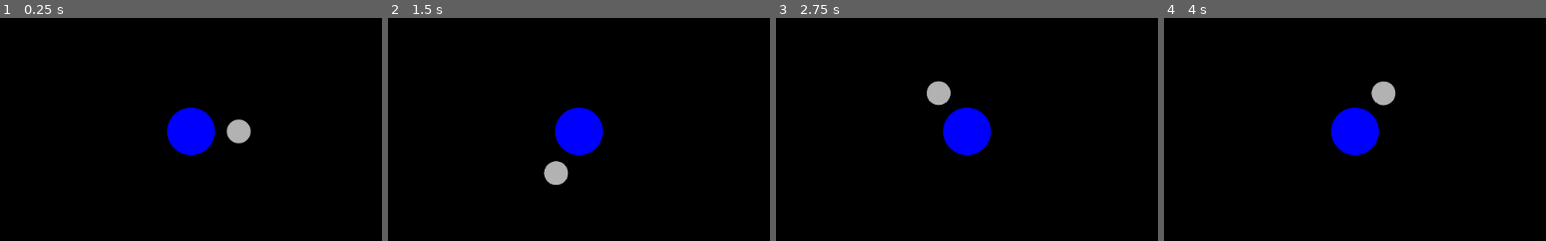
Above: before the commit, frames 1-4 (left to right).
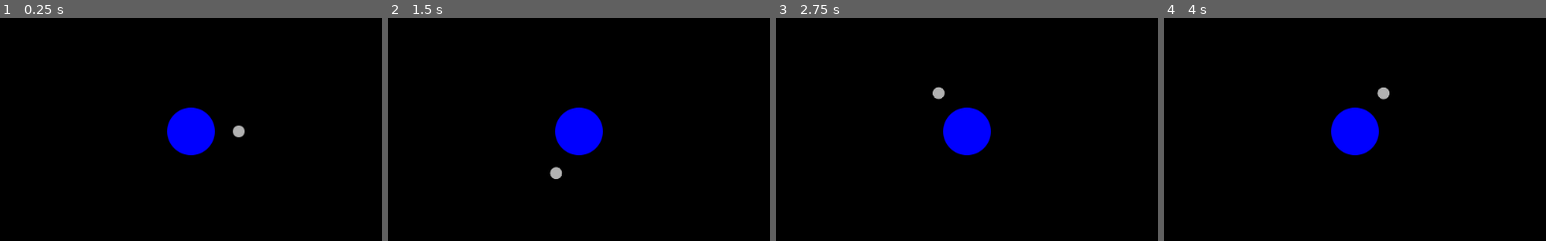
Above: after the commit, the same moments.

Repository: kreivi/Kuumela
Game: Godot game, scene res://main/main.tscn
Same seed, same stepped clock (60 frames per second), same inputs: the game is played once before the commit and once after it.
Inputs:
- Up to frame 1 (0.25 s): no input
- Up to frame 2 (1.5 s): tap Enter at 0.5 s; hold D (clockwise) 0.53-1.28 s; tap A (counter_clockwise) at 1.35 s
- Up to frame 3 (2.75 s): tap Space at 2 s; hold D (clockwise) from 2.03 s (still down)
- Up to frame 4 (4 s): release D (clockwise) at 2.78 s; tap A (counter_clockwise) at 2.85 s; hold D (clockwise) from 3.53 s (still down)
The pictures show only the part of the screen within x 25-75%, y 25-75%; the shares and areas given below are measured in that part.

The runs differ from the first frame. In frame 1, 0.5% of the frame differs, in the area x 59-66%, y 45-57%; in frame 2, 0.4%; in frame 3, 0.4%; in frame 4, 0.4%.

Commit message:
Scale gfx down

Diff:
--- a/moon/moon.svg
+++ b/moon/moon.svg
@@ -9,9 +9,9 @@
    xmlns="http://www.w3.org/2000/svg"
    xmlns:sodipodi="http://sodipodi.sourceforge.net/DTD/sodipodi-0.dtd"
    xmlns:inkscape="http://www.inkscape.org/namespaces/inkscape"
-   width="64"
-   height="64"
-   viewBox="0 0 64 64"
+   width="32"
+   height="32"
+   viewBox="0 0 32 32"
    version="1.1"
    id="svg8"
    inkscape:version="0.92.4 (5da689c313, 2019-01-14)"
@@ -25,9 +25,9 @@
      borderopacity="1.0"
      inkscape:pageopacity="0.0"
      inkscape:pageshadow="2"
-     inkscape:zoom="0.35"
-     inkscape:cx="408.57143"
-     inkscape:cy="1028.5714"
+     inkscape:zoom="2.8"
+     inkscape:cx="85.198232"
+     inkscape:cy="-56.997916"
      inkscape:document-units="px"
      inkscape:current-layer="layer1"
      showgrid="false"
@@ -64,12 +64,12 @@
      inkscape:label="Layer 1"
      inkscape:groupmode="layer"
      id="layer1"
-     transform="translate(0,-986.06665)">
+     transform="translate(0,-1018.0666)">
     <circle
-       style="opacity:1;fill:#b3b3b3;fill-opacity:1;fill-rule:nonzero;stroke:none;stroke-width:0.1887648;stroke-linecap:butt;stroke-linejoin:miter;stroke-miterlimit:2;stroke-dasharray:none;stroke-dashoffset:0;stroke-opacity:1;paint-order:markers stroke fill"
+       style="opacity:1;fill:#b3b3b3;fill-opacity:1;fill-rule:nonzero;stroke:none;stroke-width:0.0943824;stroke-linecap:butt;stroke-linejoin:miter;stroke-miterlimit:2;stroke-dasharray:none;stroke-dashoffset:0;stroke-opacity:1;paint-order:markers stroke fill"
        id="path4515"
-       cx="32"
-       cy="1018.0667"
-       r="32" />
+       cx="16"
+       cy="1034.0667"
+       r="16" />
   </g>
 </svg>
--- a/moon/moon.tscn
+++ b/moon/moon.tscn
@@ -4,7 +4,7 @@
 [ext_resource path="res://moon/moon.gd" type="Script" id=2]
 
 [sub_resource type="CircleShape2D" id=1]
-radius = 32.5467
+radius = 17.412
 
 [node name="Moon" type="KinematicBody2D"]
 script = ExtResource( 2 )
